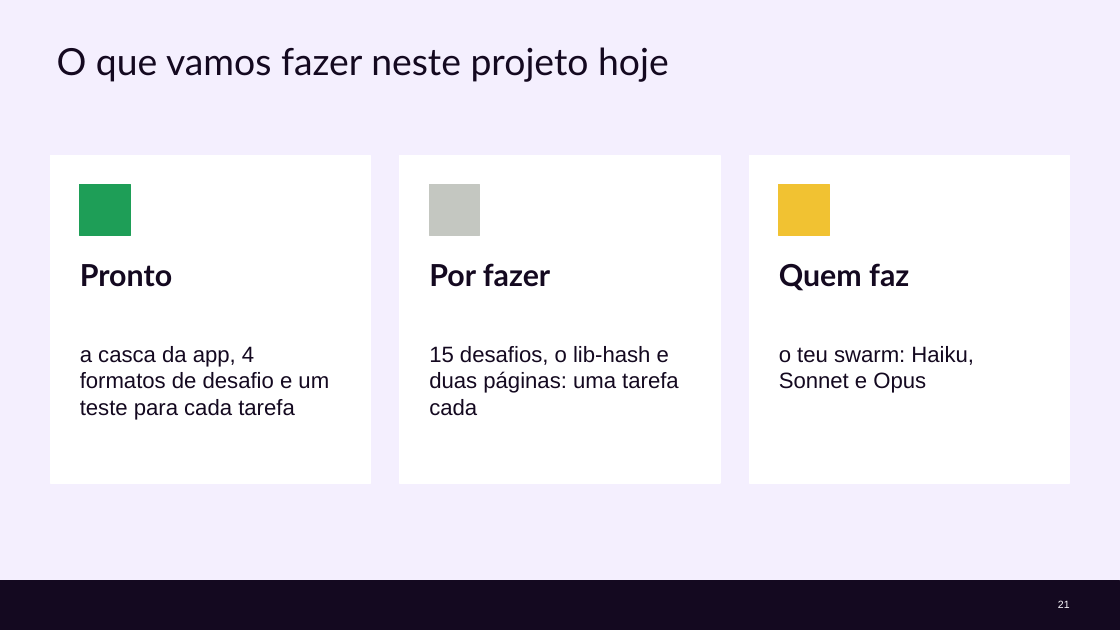
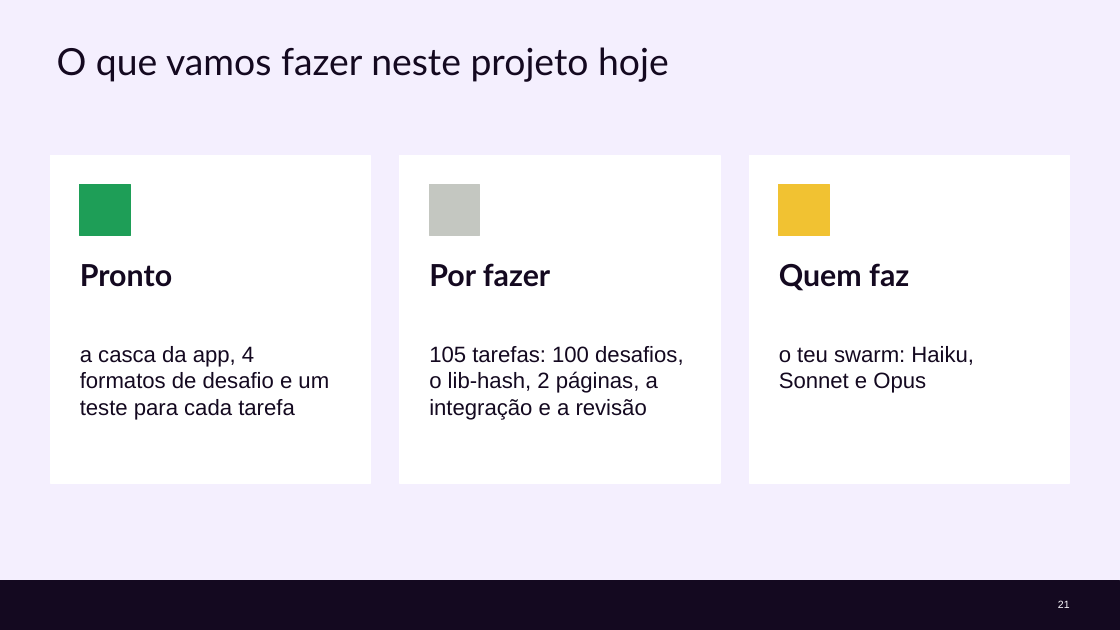
Before and after one commit to cx-guilherme-pinto/workshop-claude, a slide deck: slide 21 of slides/workshop.pptx. Drawn at 1120x630 pixels with LibreOffice and Linux fonts; fonts in the diff are those of the drawing; background and template pictures are left out. Boxes give left, top, right and bottom in pixels: in the first picture for what was removed or moved away, otherwise in the second. Text is boxed around its words. In the diff, an @@ line names an element or a change of style, - is before the commit and + after.

```diff
--- a/slides/workshop.pptx
+++ b/slides/workshop.pptx
@@ text at [429, 346, 683, 420]: text changed @@
-15 desafios, o lib-hash e duas páginas: uma tarefa cada
+105 tarefas: 100 desafios, o lib-hash, 2 páginas, a integração e a revisão
```
Also in this commit, not shown: 12 other slides changed, 52 other files.
